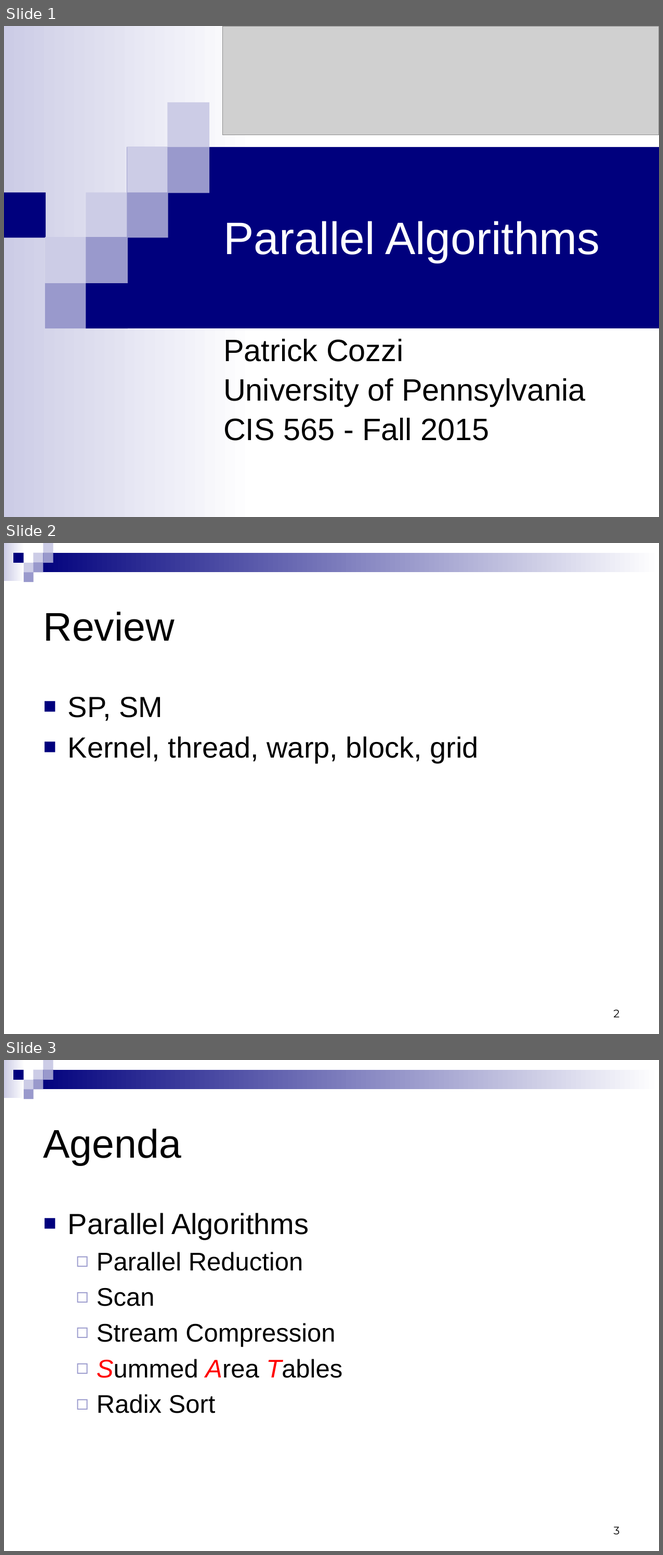
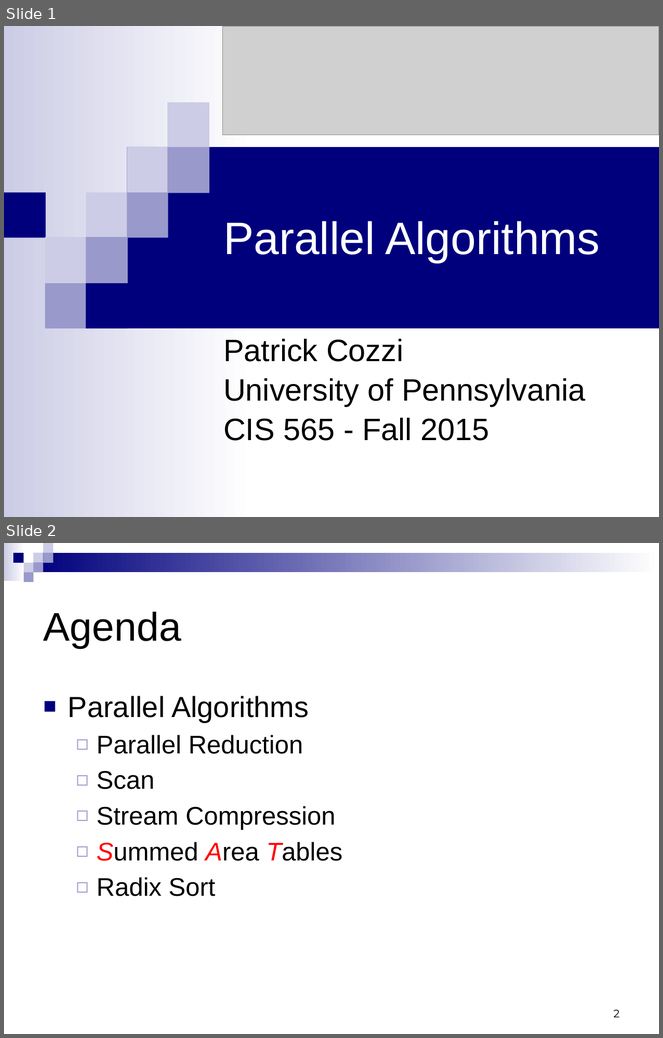
Before and after one commit to CIS565-Fall-2015/cis565-fall-2015.github.io, a slide deck: lectures/2-Parallel-Algorithms.pptx. Shown one above the other, each under a label of ours: slides 1, 2 and 3 before the commit, slides 1 and 2 after it. The pictures are 663x1555 and 663x1038 pixels, drawn with LibreOffice and Linux fonts; fonts in the diff are those of the drawing; grey boxes stand for pictures. Boxes give left, top, right and bottom in pixels: in the first picture for what was removed or moved away, otherwise in the second. Text is boxed around its words. In the diff, an @@ line names an element or a change of style, - is before the commit and + after.

```diff
--- a/lectures/2-Parallel-Algorithms.pptx
+++ b/lectures/2-Parallel-Algorithms.pptx
@@ slide 2 removed at <box>4,543,659,1034</box>, background #FFFFFF; not listed: 9 template elements that a slide beside it also shows @@
@@ title removed at <box>44,612,175,641</box> @@
-Review
@@ text removed at <box>68,697,479,763</box> @@
-■ SP, SM
-■ Kernel, thread, warp, block, grid
@@ page number removed at <box>613,1010,620,1018</box> @@
-2
@@ what was slide 3 is now slide 2 @@
@@ page number at <box>613,1010,620,1018</box>: text changed @@
-3
+2
```
Also in this commit, not shown: 2 slides changed.
